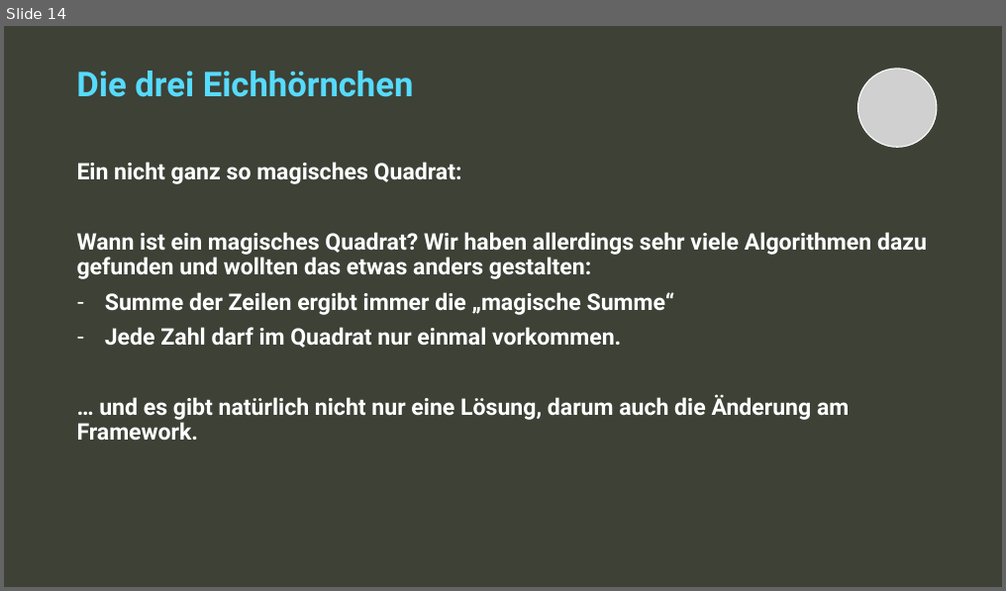
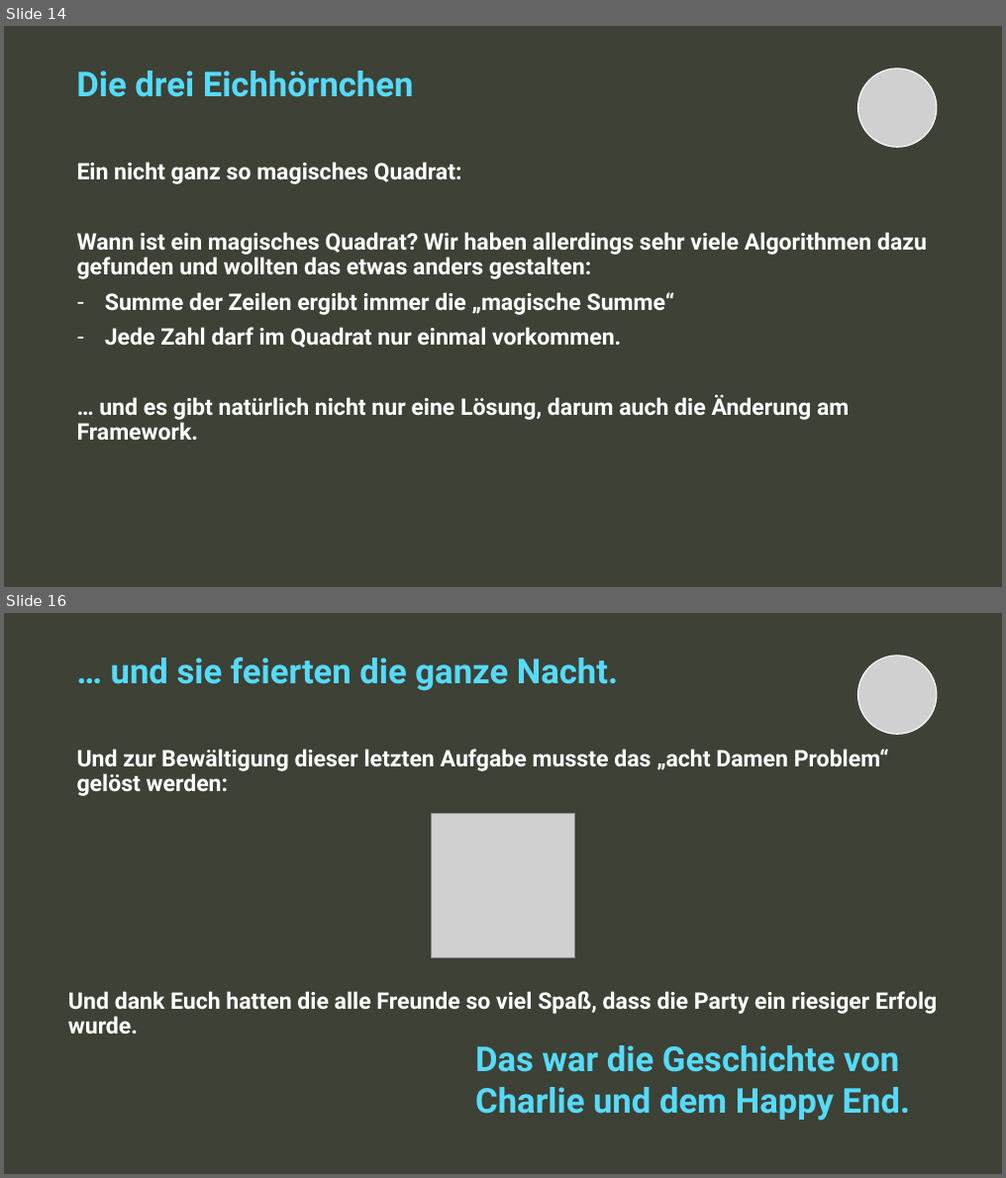
Before and after one commit to The-Magic-Unicorns/pythonescaperoom, a slide deck: TheStory/ProgrammierungII_Gruppe6Mün_EscapeRoom_Präsentation.pptx. Shown one above the other, each under a label of ours: slide 14 before the commit, slides 14 and 16 after it; the slides between them are not shown. The pictures are 1006x591 and 1006x1178 pixels, drawn with LibreOffice and Linux fonts; fonts in the diff are those of the drawing; grey boxes stand for pictures; background and template pictures are left out. Boxes give left, top, right and bottom in pixels: in the first picture for what was removed or moved away, otherwise in the second. Text is boxed around its words. In the diff, an @@ line names an element or a change of style, - is before the commit and + after.

```diff
--- a/TheStory/ProgrammierungII_Gruppe6Mün_EscapeRoom_Präsentation.pptx
+++ b/TheStory/ProgrammierungII_Gruppe6Mün_EscapeRoom_Präsentation.pptx
@@ slide 16 added at [4,613,1002,1174], background #3D4136 @@
@@ text added at [111,657,618,690], 33 pt, text #56DBFD, bold @@
+… und sie feierten die ganze Nacht.
@@ picture added at [858,656,937,735] @@
@@ text added at [77,749,889,796], 22 pt, text #FFFFFF, bold @@
+Und zur Bewältigung dieser letzten Aufgabe musste das „acht Damen Problem“ gelöst werden:
@@ picture added at [431,813,575,958] @@
@@ text added at [68,991,937,1034], 22 pt, text #FFFFFF, bold @@
+Und dank Euch hatten die alle Freunde so viel Spaß, dass die Party ein riesiger Erfolg wurde.
@@ text added at [475,1046,910,1121], 33 pt, text #56DBFD, bold @@
+Das war die Geschichte von Charlie und dem Happy End.
```
Also in this commit, not shown: 2 slides changed.
